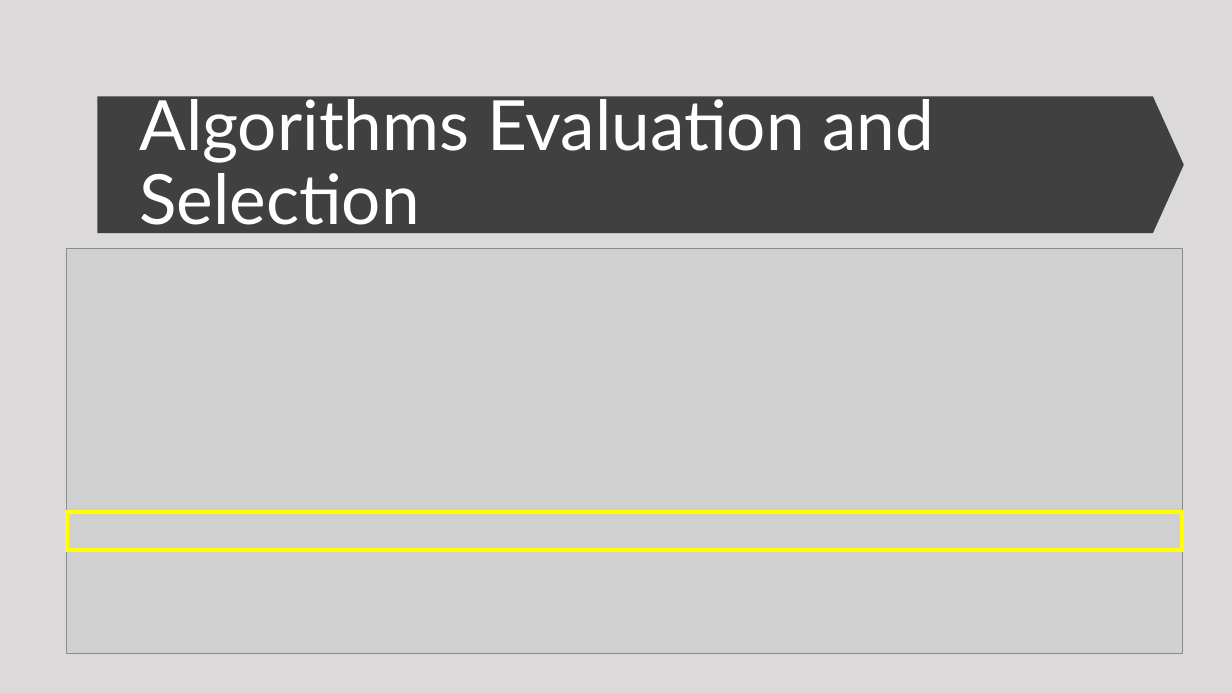
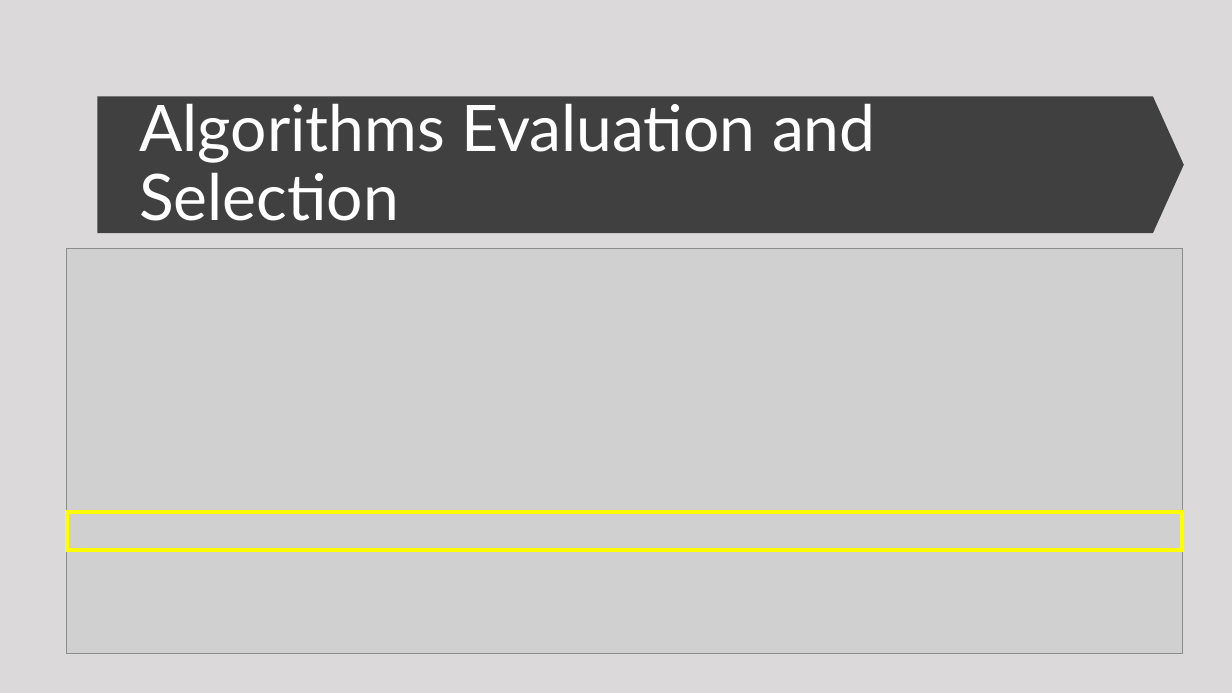
Before and after one commit to benieevelyne/BLPFinalProject, a slide deck: slide 9 of BLP Final Presentation.pptx. Drawn at 1232x693 pixels with LibreOffice and Linux fonts; fonts in the diff are those of the drawing; grey boxes stand for pictures. Boxes give left, top, right and bottom in pixels: in the first picture for what was removed or moved away, otherwise in the second. Text is boxed around its words. In the diff, an @@ line names an element or a change of style, - is before the commit and + after.

```diff
--- a/BLP Final Presentation.pptx
+++ b/BLP Final Presentation.pptx
@@ title "Algorithms Evaluation and Selection" at [139,95,876,221]: size 54 to 50 pt @@
```
Also in this commit, not shown: 9 other slides changed.
